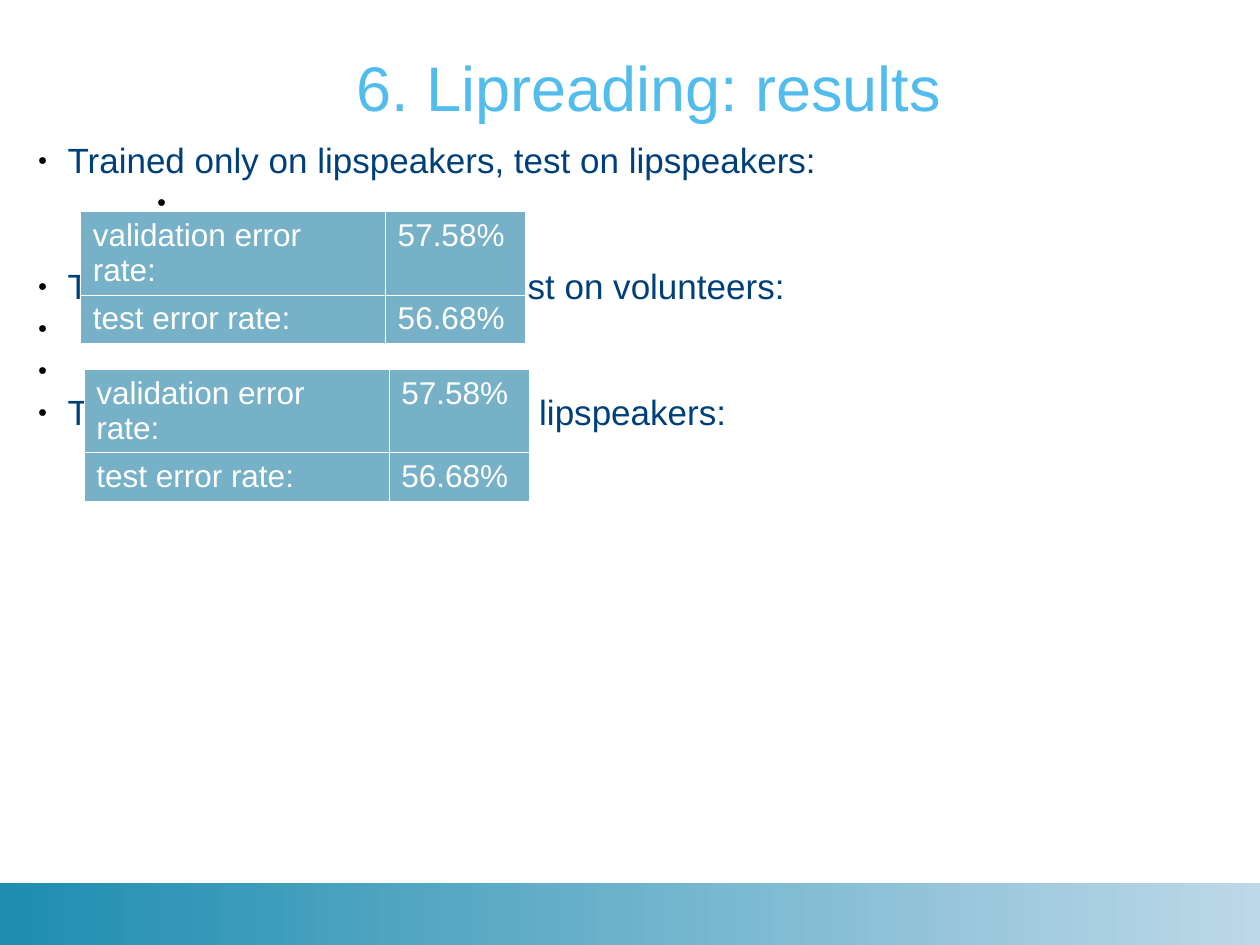
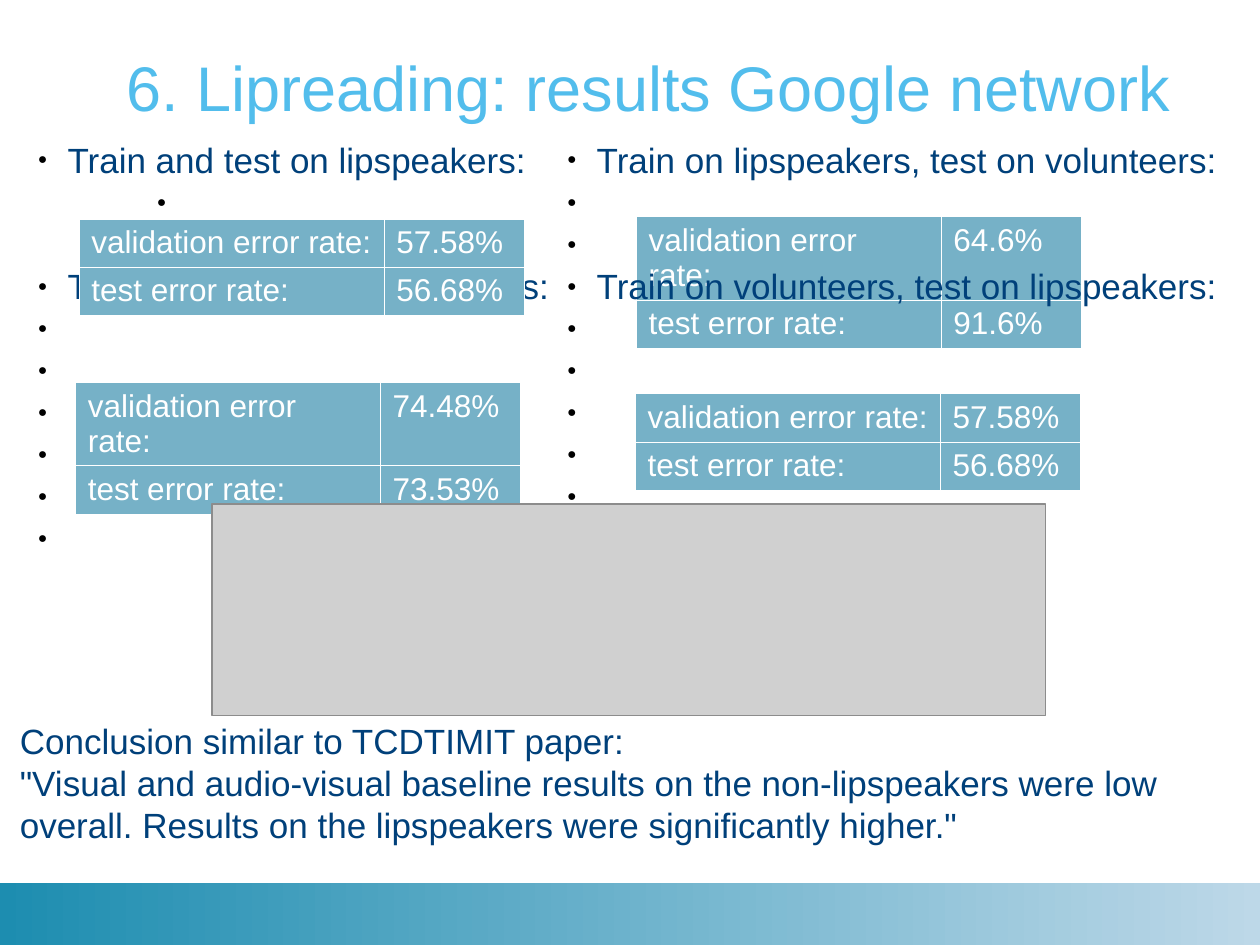
Before and after one commit to matthijsvk/convNets, a slide deck: slide 16 of report/tussentijdse/convNetsSR21dec2017.pptx (slide 14 before the commit). Drawn at 1260x945 pixels with LibreOffice and Linux fonts; fonts in the diff are those of the drawing; grey boxes stand for pictures; background and template pictures are left out. Boxes give left, top, right and bottom in pixels: in the first picture for what was removed or moved away, otherwise in the second. Text is boxed around its words. In the diff, an @@ line names an element or a change of style, - is before the commit and + after.

```diff
--- a/report/tussentijdse/convNetsSR21dec2017.pptx
+++ b/report/tussentijdse/convNetsSR21dec2017.pptx
@@ text at box(127, 65, 1169, 123): text changed @@
-6. Lipreading: results
+6. Lipreading: results Google network
@@ text added at box(68, 147, 526, 306), 20 pt, text #00407A @@
+● Train and test on lipspeakers:
+● Trained and test on volunteers:
@@ text at box(597, 147, 1216, 306): text changed @@
-● Trained only on lipspeakers, test on lipspeakers:
-● Trained only on volunteers, test on volunteers:
-● Trained on volunteers, test on lipspeakers:
+● Train on lipspeakers, test on volunteers:
+● Train on volunteers, test on lipspeakers:
@@ table: place and size @@
-table at box(81, 212, 525, 378)
+table at box(79, 219, 524, 338)
@@ table added at box(636, 217, 1081, 383), 2 rows, 2 columns @@
+validation error rate: | 64.6%
+test error rate: | 91.6%
@@ table added at box(76, 382, 520, 548), 2 rows, 2 columns @@
+validation error rate: | 74.48%
+test error rate: | 73.53%
@@ table: place and size @@
-table at box(84, 369, 529, 536)
+table at box(635, 393, 1080, 512)
@@ picture added at box(212, 504, 1046, 716) @@
@@ text added at box(20, 728, 1157, 845), 20 pt, text #00407A @@
+Conclusion similar to TCDTIMIT paper:
+"Visual and audio-visual baseline results on the non-lipspeakers were low overall. Results on the lipspeakers were significantly higher."
```
Also in this commit, not shown: 8 other slides changed, 3 slides added, 33 other files.
